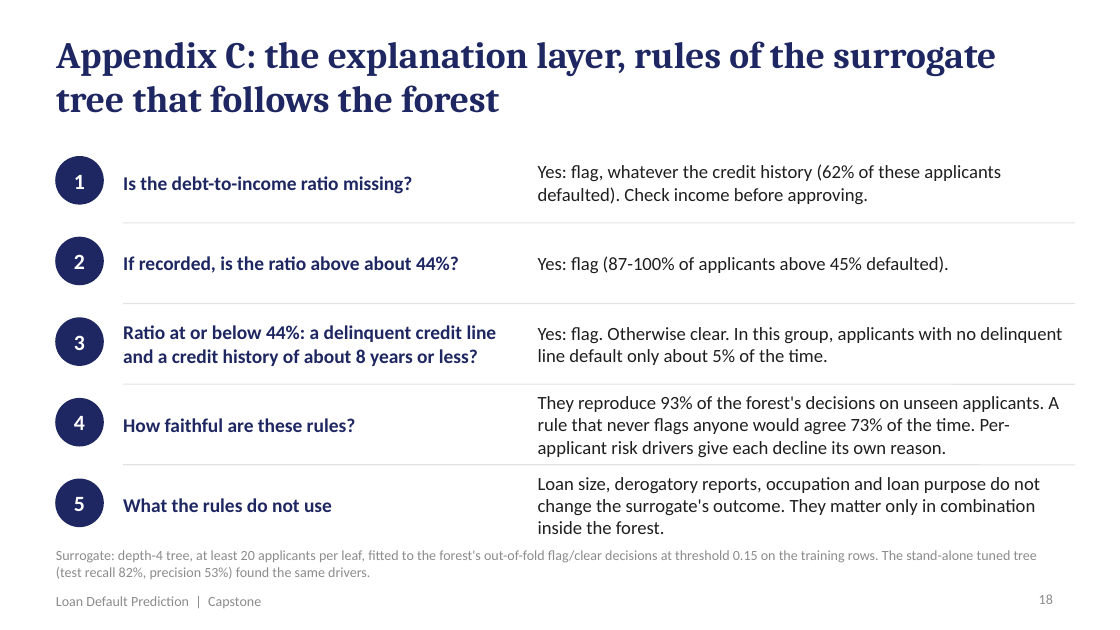
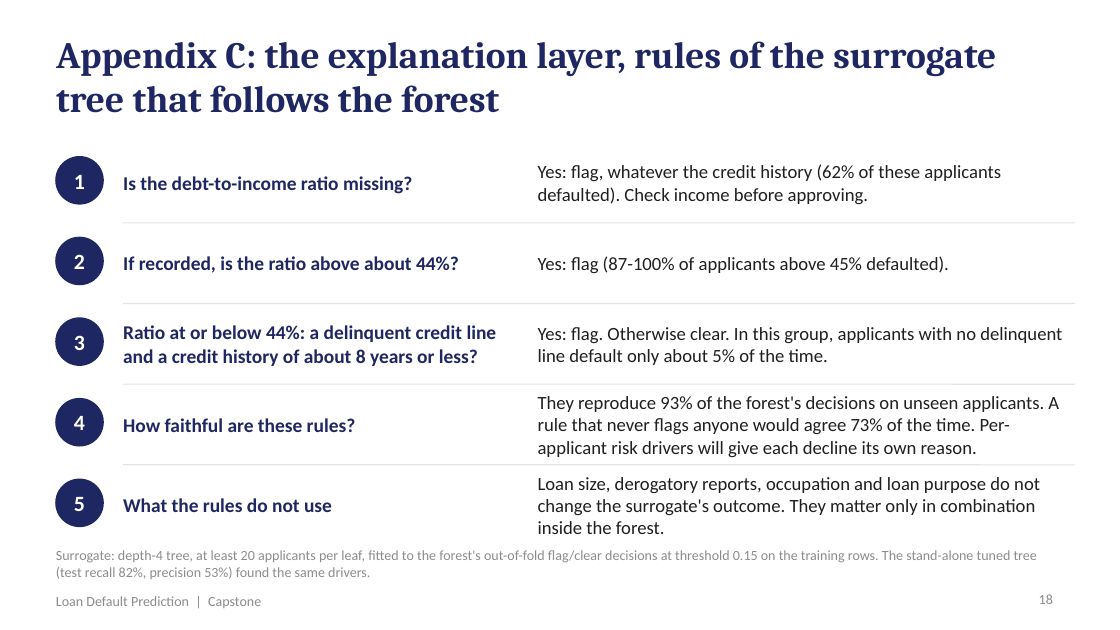
Before and after one commit to shubham1891/Personal-code, a slide deck: slide 18 of presentation/Loan_Default_Prediction_Presentation.pptx. Drawn at 1120x630 pixels with LibreOffice and Linux fonts; fonts in the diff are those of the drawing. Boxes give left, top, right and bottom in pixels: in the first picture for what was removed or moved away, otherwise in the second. Text is boxed around its words. In the diff, an @@ line names an element or a change of style, - is before the commit and + after.

```diff
--- a/presentation/Loan_Default_Prediction_Presentation.pptx
+++ b/presentation/Loan_Default_Prediction_Presentation.pptx
@@ text at box(538, 396, 1059, 457): text changed @@
-They reproduce 93% of the forest's decisions on unseen applicants. A rule that never flags anyone would agree 73% of the time. Per-applicant risk drivers give each decline its own reason.
+They reproduce 93% of the forest's decisions on unseen applicants. A rule that never flags anyone would agree 73% of the time. Per-applicant risk drivers will give each decline its own reason.
```
Also in this commit, not shown: 7 other slides changed, 6 other files.
